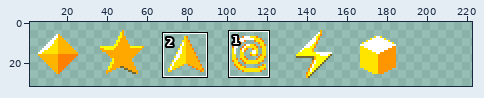
Two states of a sprite sheet, games/5_tetris/Textures/bonus.png. Above: a wide view before the commit, with the close-up outlined.
Close-up. Before the edit:
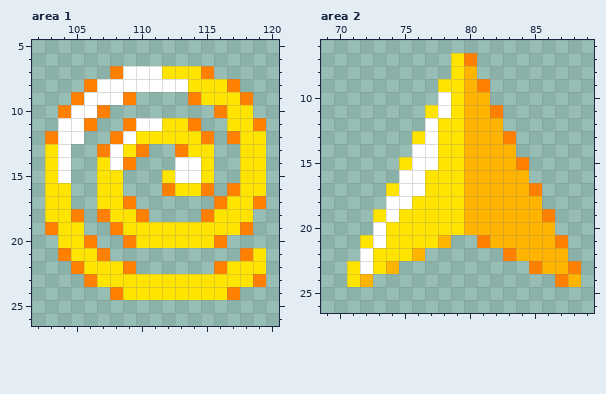
The file is 192x32 pixels. Shown: area 1: x 102..120, y 5..26; area 2: x 69..89, y 6..26. The old version is drawn lined up with the new one, on the new canvas. The wide view leaves out empty margins. The commit also changed other parts of the picture, which this record leaves out.
Now the later version:
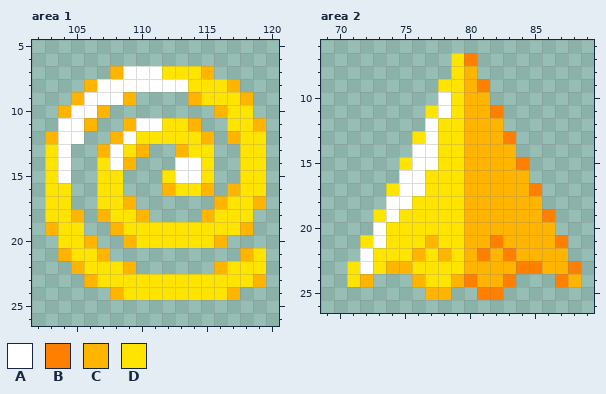
Palette (. is transparent): A #ffffff  B #ff8000  C #ffb400  D #ffe400
Diff:
canvas 192x32 -> 224x32
Area 1:
The author changed colour B to colour C in row 7 at x 108 and 115; in row 8 at x 106 and 117; in row 9 at x 105, 109, 114 and 118; in row 10 at x 104, 107 and 116; in row 11 at x 106, 109, 114 and 119; in row 12 at x 103, 108, 115 and 117.
The author changed colour B to colour C in row 13 at x 107, 110 and 113; in row 14 at x 109; in row 16 at x 112, 115 and 117; in row 17 at x 109, 116 and 119; in row 18 at x 105, 107, 110 and 115; in row 19 at x 103, 108 and 118.
The author changed colour B to colour C in row 20 at x 106, 109 and 116; in row 21 at x 104, 107 and 118; in row 22 at x 105, 109 and 116; in row 23 at x 106 and 119; in row 24 at x 108 and 117.
Area 2:
Colour B now appears in row 22 at x 81; in row 23 at x 84; in row 24 at x 80 and 83; in row 25 at x 81 to 82.
The author changed colour C to colour B in row 21 at x 82.
Colour C now appears in row 21 at x 80; in row 22 at x 78, 80 and 82; in row 23 at x 75 and 80 to 83; in row 24 at x 76, 79 and 81 to 82; in row 25 at x 77 to 78.
The author changed colour B to colour C in row 21 at x 81.
The author changed colour D to colour C in row 21 at x 77.
Colour D now appears in row 21 at x 79; in row 22 at x 77 and 79; in row 23 at x 76 to 79; in row 24 at x 77 to 78.
The author changed colour C to colour D in row 21 at x 78.
Changed places in both close-ups, as pixel boxes (x1, y1, x2, y2):
changed: (45, 66, 266, 300)
changed: (399, 235, 529, 300)
